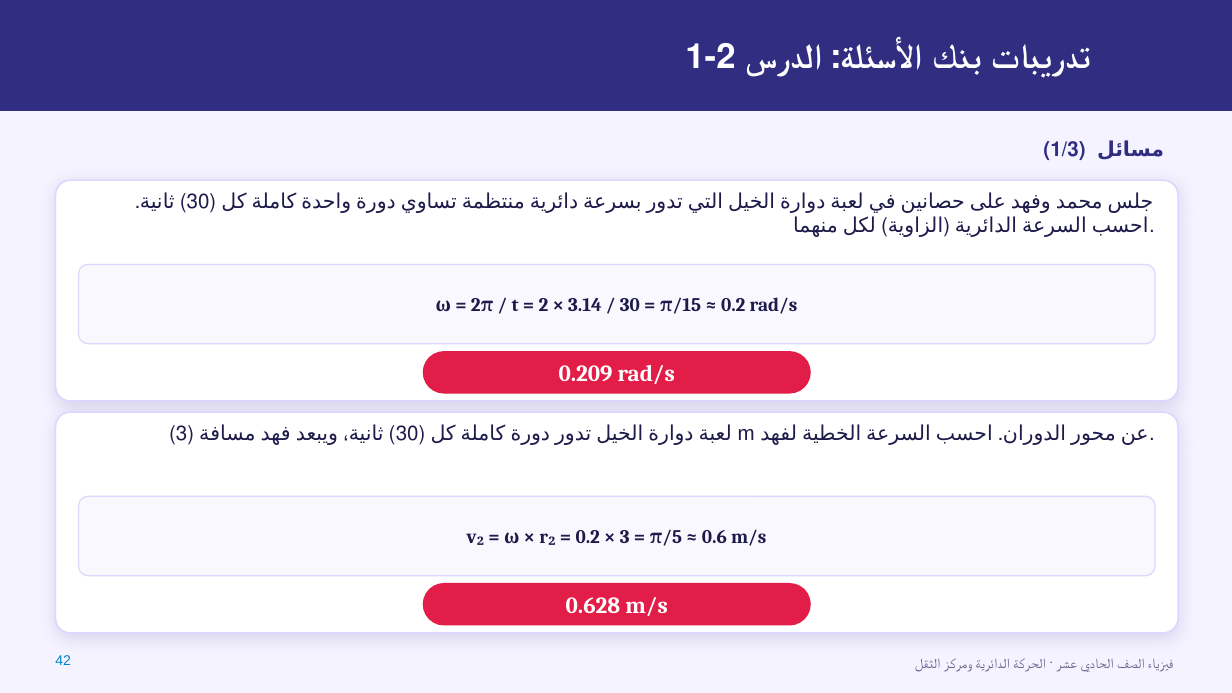
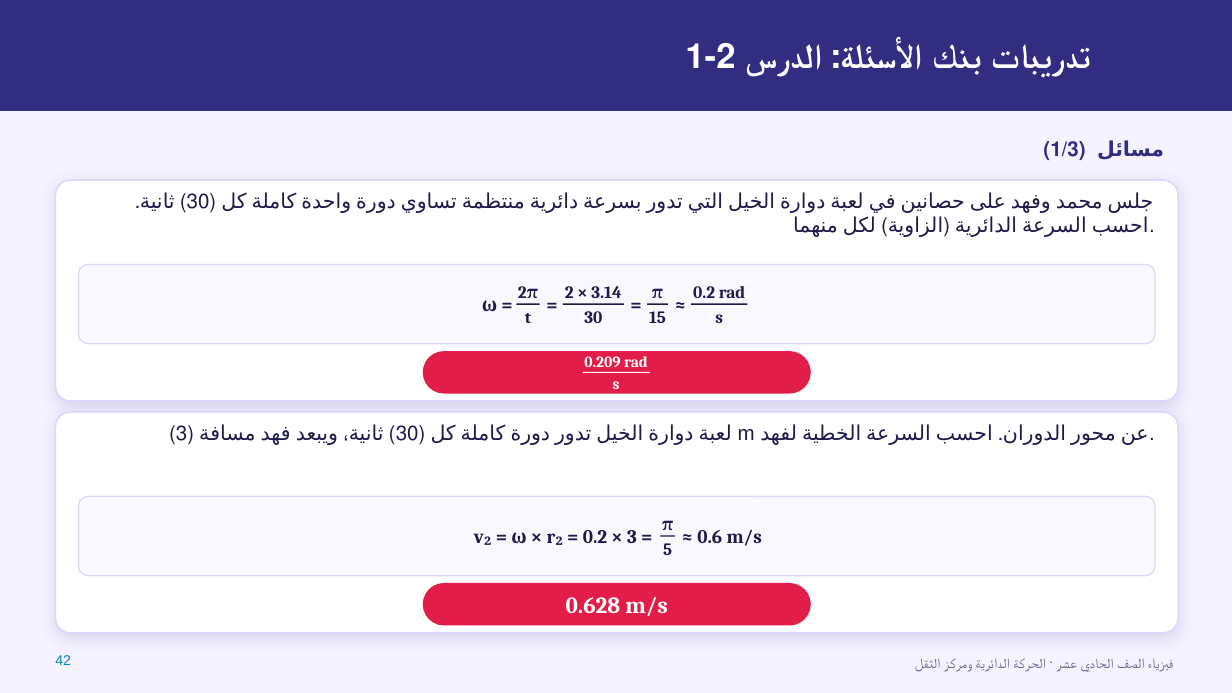
Before and after one commit to loaialkhaldi-png/Physics-tube, a slide deck: slide 42 of فيزياء11_الفصل2و3_الحركة_الدائرية_ومركز_الثقل.pptx. Drawn at 1232x693 pixels with LibreOffice and Linux fonts; fonts in the diff are those of the drawing; background and template pictures are left out. Boxes give left, top, right and bottom in pixels: in the first picture for what was removed or moved away, otherwise in the second. Text is boxed around its words. In the diff, an @@ line names an element or a change of style, - is before the commit and + after.

```diff
--- a/فيزياء11_الفصل2و3_الحركة_الدائرية_ومركز_الثقل.pptx
+++ b/فيزياء11_الفصل2و3_الحركة_الدائرية_ومركز_الثقل.pptx
@@ text removed at <box>436,297,798,314</box> @@
-ω = 2π / t = 2 × 3.14 / 30 = π/15 ≈ 0.2 rad/s
@@ group added at <box>482,286,748,323</box>: 12 texts, 4 lines @@
+ω =
+2π
+t
+=
+2 × 3.14
+30
+=
+π
+15
+≈
+0.2 rad
+s
@@ text at <box>584,356,648,367</box>: text changed; size 18 to 12.1 pt @@
-0.209 rad/s
+0.209 rad
@@ line added from (582, 372) to (650, 372), #FFFFFF 0.94 pt @@
@@ text added at <box>613,381,620,389</box>, 12.1 pt, text #FFFFFF, bold @@
+s
@@ text at <box>511,530,637,543</box>: text changed @@
-v₂ = ω × r₂ = 0.2 × 3 = π/5 ≈ 0.6 m/s
+v₂ = ω × r₂ = 0.2 × 3 =
@@ group added at <box>661,520,762,555</box>: 3 texts, 1 line @@
+π
+5
+≈ 0.6 m/s
```
Also in this commit, not shown: 33 other slides changed, 6 other files.
